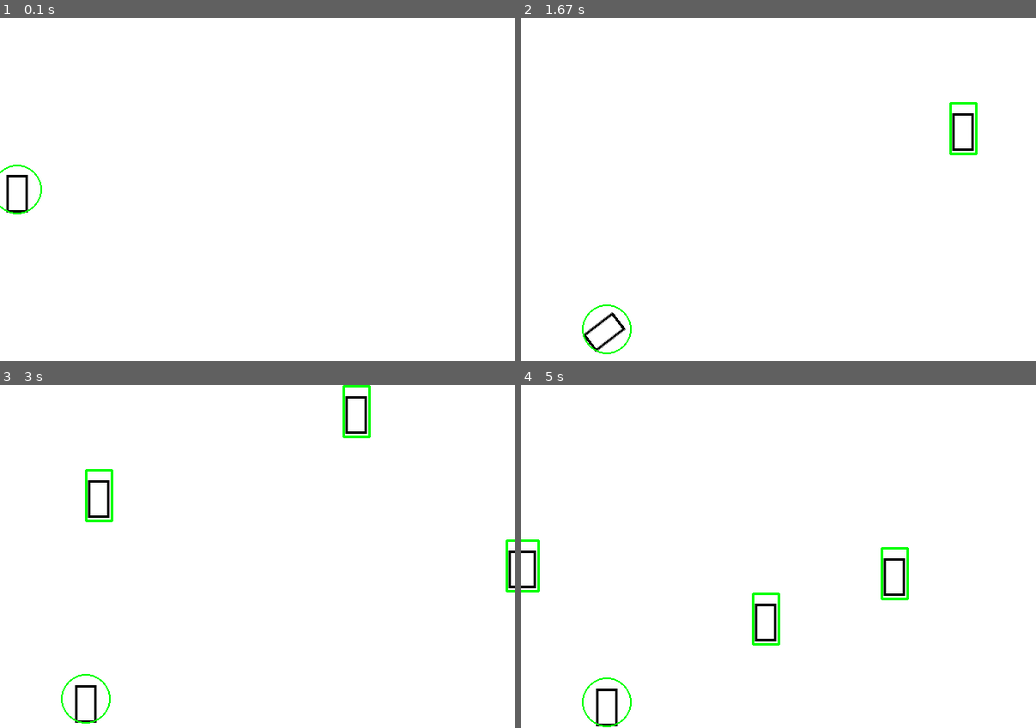
Above: before the commit, frames 1-4 (two rows, left to right).
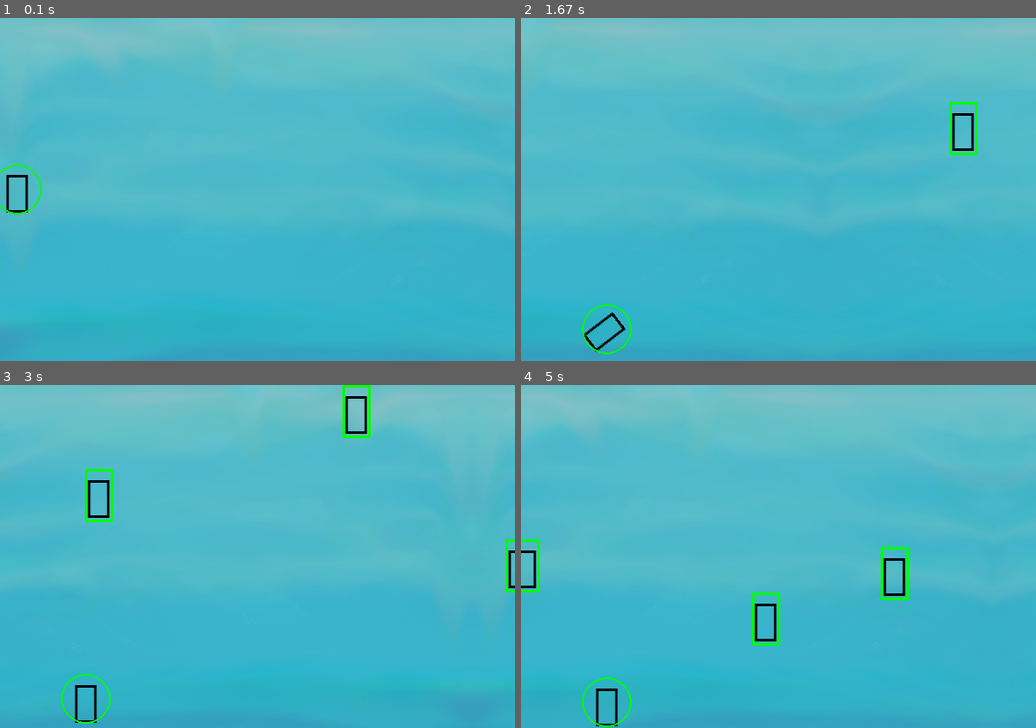
Above: after the commit, the same moments.

Repository: egwkim/Misc
Game: pygame game, started from 2022/09/environmental_game/game.py
The game is run twice, just before and just after one commit, with the same random seed, the same clock (stepped at 60 frames per second) and the same inputs.
Inputs:
- Up to frame 1 (0.1 s): no input
- Up to frame 2 (1.67 s): tap Space at 0.83, 1.23, 1.53 s
- Up to frame 3 (3 s): tap Space at 2.07, 2.37, 2.57, 2.87 s
- Up to frame 4 (5 s): tap Space at 3.47, 3.77, 3.9 s

The runs differ from the first frame. In frame 1, 100% of the frame differs, in the area x 0-100%, y 0-100%; in frame 2, 99%; in frame 3, 99%; in frame 4, 99%.

Commit message:
Add background
Added background image

Added assets directory

Diff:
--- a/2022/09/environmental_game/game.py
+++ b/2022/09/environmental_game/game.py
@@ -11,6 +11,7 @@
 white = (255, 255, 255)
 black = (0,   0,   0)
 green = (0, 255,   0)
+bg_color = (73, 183, 200)
 
 player_text = '🤔'
 
@@ -22,7 +23,7 @@
 
 
 def main():
-    global window, clock, emoji_font, text_font, small_emoji_font
+    global window, clock, emoji_font, text_font, small_emoji_font, bg_img
     pygame.init()
     window = pygame.display.set_mode((width, height))
     clock = pygame.time.Clock()
@@ -30,6 +31,8 @@
     small_emoji_font = pygame.font.SysFont('Segoe UI Emoji', 20)
     text_font = pygame.font.Font(None, 50)
     pygame.display.set_caption('My First Pygame!')
+    bg_img = pygame.image.load('assets/background/ocean.png')
+    bg_img = pygame.transform.scale(bg_img, (width, height))
     while True:
         load_screen()
         play()
@@ -101,6 +104,7 @@
                 if event.key == K_ESCAPE:
                     quit()
         window.fill(white)
+        window.blit(bg_img, (0, 0))
         render_player((i, height / 2))
         pygame.display.update()
         clock.tick(fps)
@@ -118,6 +122,7 @@
                 if event.key == K_ESCAPE:
                     quit()
         window.fill(white)
+        window.blit(bg_img, (0, 0))
 
         i += 1
         if i < 25:
@@ -131,6 +136,8 @@
 
 
 def play():
+    bg_img_flipped = pygame.transform.flip(bg_img, True, False)
+
     obstacles = []
     items = []
 
@@ -157,6 +164,8 @@
     obstacle_counter = 0
     next_item = random.randint(*item_cooldown)
     item_counter = 0
+    bg_x = 0
+    bg_flipped = False
     while True:
         obstacle_counter += 1
         item_counter += 1
@@ -244,7 +253,21 @@
         if items and items[0][0] < - (item_size[0] / 2):
             items.pop(0)
 
+        # Render screen
         window.fill(white)
+
+        bg_x -= vx
+        if bg_flipped:
+            window.blit(bg_img_flipped, (bg_x, 0))
+            window.blit(bg_img, (width+bg_x, 0))
+        else:
+            window.blit(bg_img, (bg_x, 0))
+            window.blit(bg_img_flipped, (width+bg_x, 0))
+
+        if bg_x <= -width:
+            bg_x += width
+            bg_flipped ^= 1
+
         for pos in obstacles:
             render_obstacle(pos)
         for pos in items:
@@ -259,7 +282,7 @@
     text = text_font.render('Game over', 1, black)
     rect = text.get_rect()
     rect.center = (width/2, height/2)
-    window.fill(white)
+    window.fill(bg_color)
     window.blit(text, rect)
     pygame.display.update()
     while True:
Binary file added: 2022/09/environmental_game/assets/background/kelp.png
Binary file added: 2022/09/environmental_game/assets/background/ocean.png
Binary file added: 2022/09/environmental_game/assets/background/rock.png
Binary file added: 2022/09/environmental_game/assets/obstacle/banana.png
Binary file added: 2022/09/environmental_game/assets/obstacle/can.png
